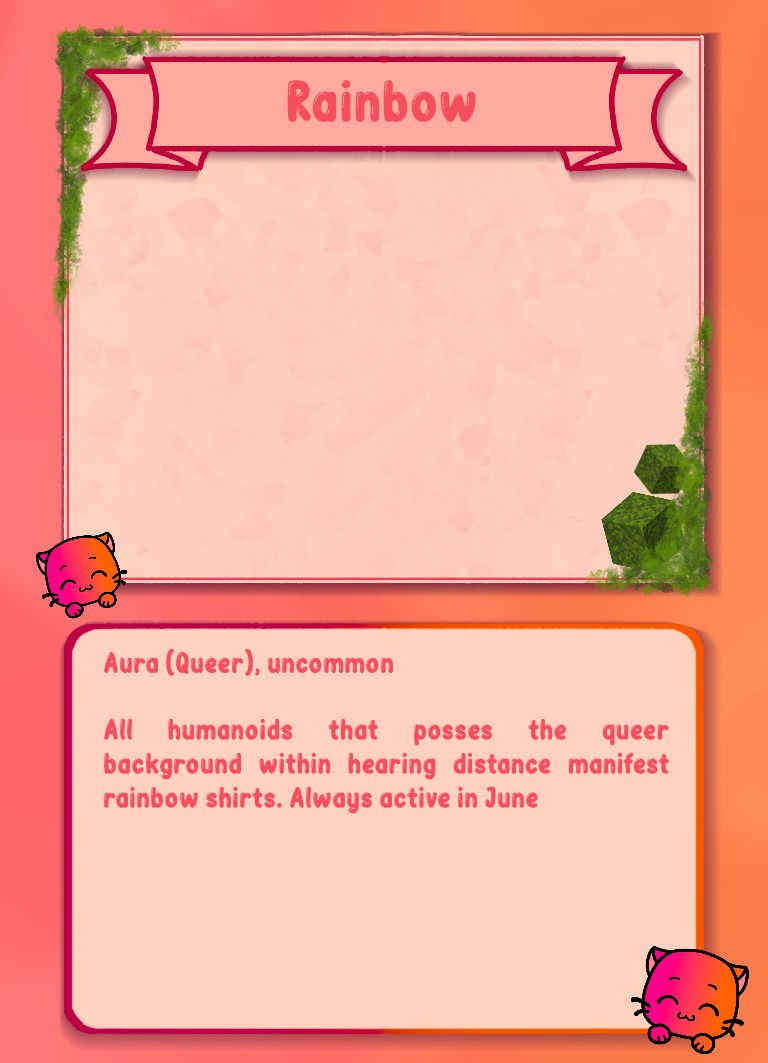
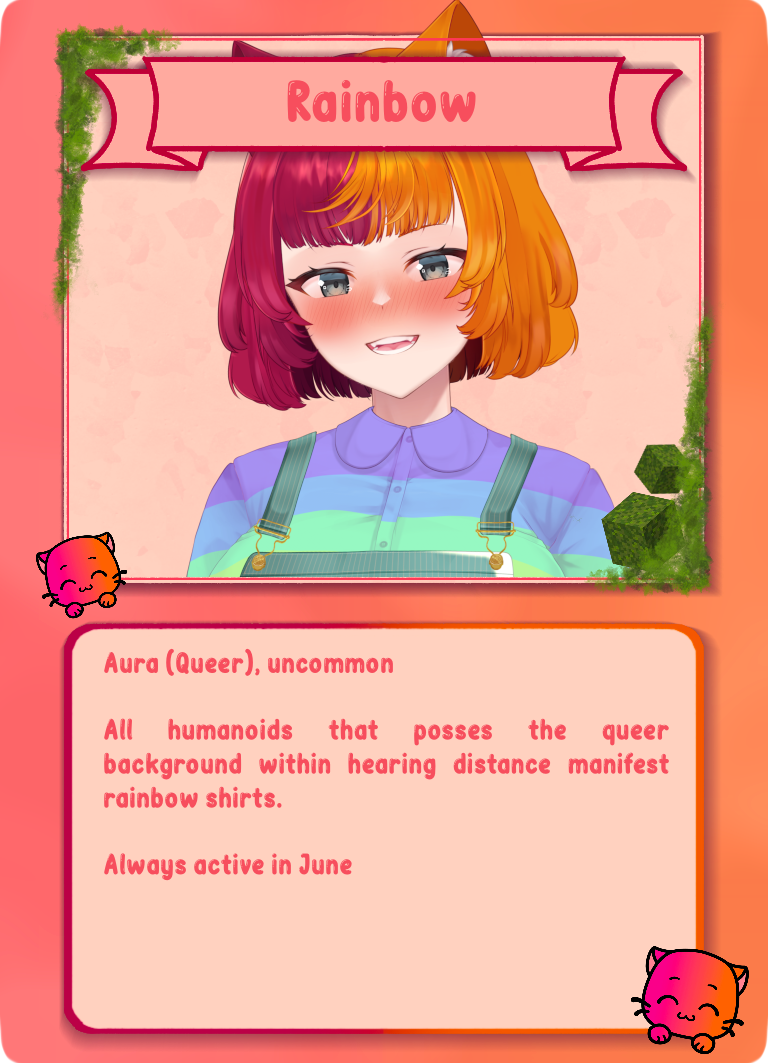
Revision of a layered 768 x 1063 image; what changed, layer by layer:
painted on "Aura (Queer), uncommon ..." over [104, 786, 538, 881]
added layer "rainbow.png" above "plainCardTopTextBox.png #1" over [186, 0, 631, 577]
painted on "plainCardBackground.png" over [0, 0, 768, 1063]
